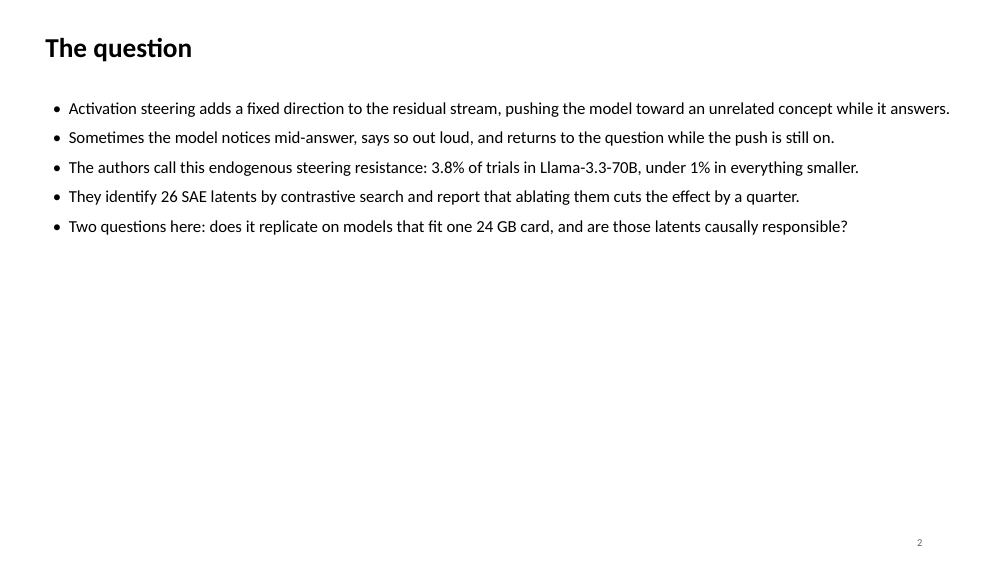
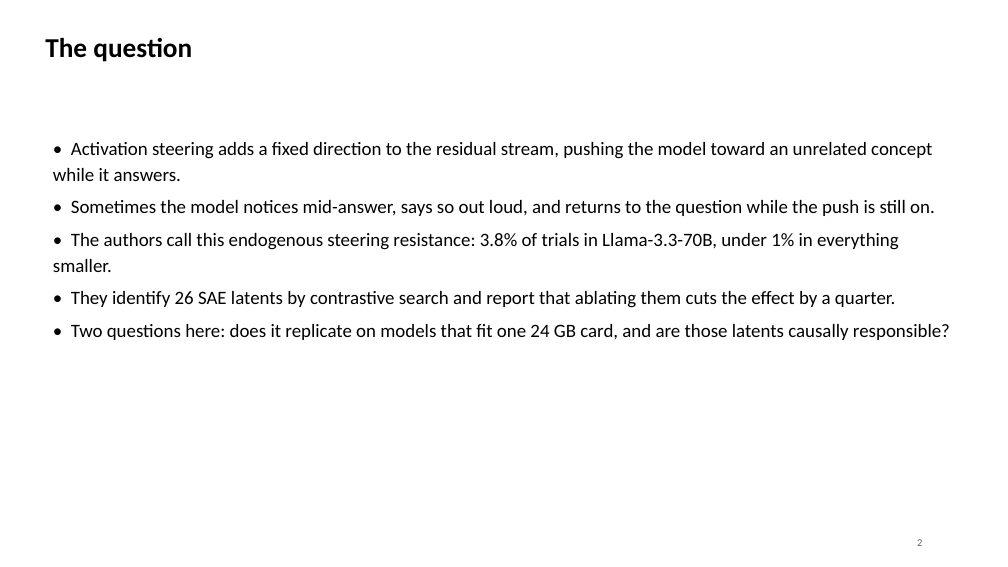
Before and after one commit to shouvik-majumder/steering-resistance, a slide deck: slide 2 of data/deck/ESR_replication.pptx. Drawn at 1008x567 pixels with LibreOffice and Linux fonts; fonts in the diff are those of the drawing. Boxes give left, top, right and bottom in pixels: in the first picture for what was removed or moved away, otherwise in the second. Text is boxed around its words. In the diff, an @@ line names an element or a change of style, - is before the commit and + after.

Commit message:
Deck layout: wrapped-line sizing, vertical centring, shorter prefill labels

```diff
--- a/data/deck/ESR_replication.pptx
+++ b/data/deck/ESR_replication.pptx
@@ text "• Activation steering adds a ...": place and size @@
-text "• Activation steering adds a ..." at [69,102,950,235]
+text "• Activation steering adds a ..." at [53,142,950,340]
@@ text "• Activation steering adds a ..." at [53,142,950,340]: size 16 to 18 pt @@
```
Also in this commit, not shown: 9 other slides changed, 2 other files.
